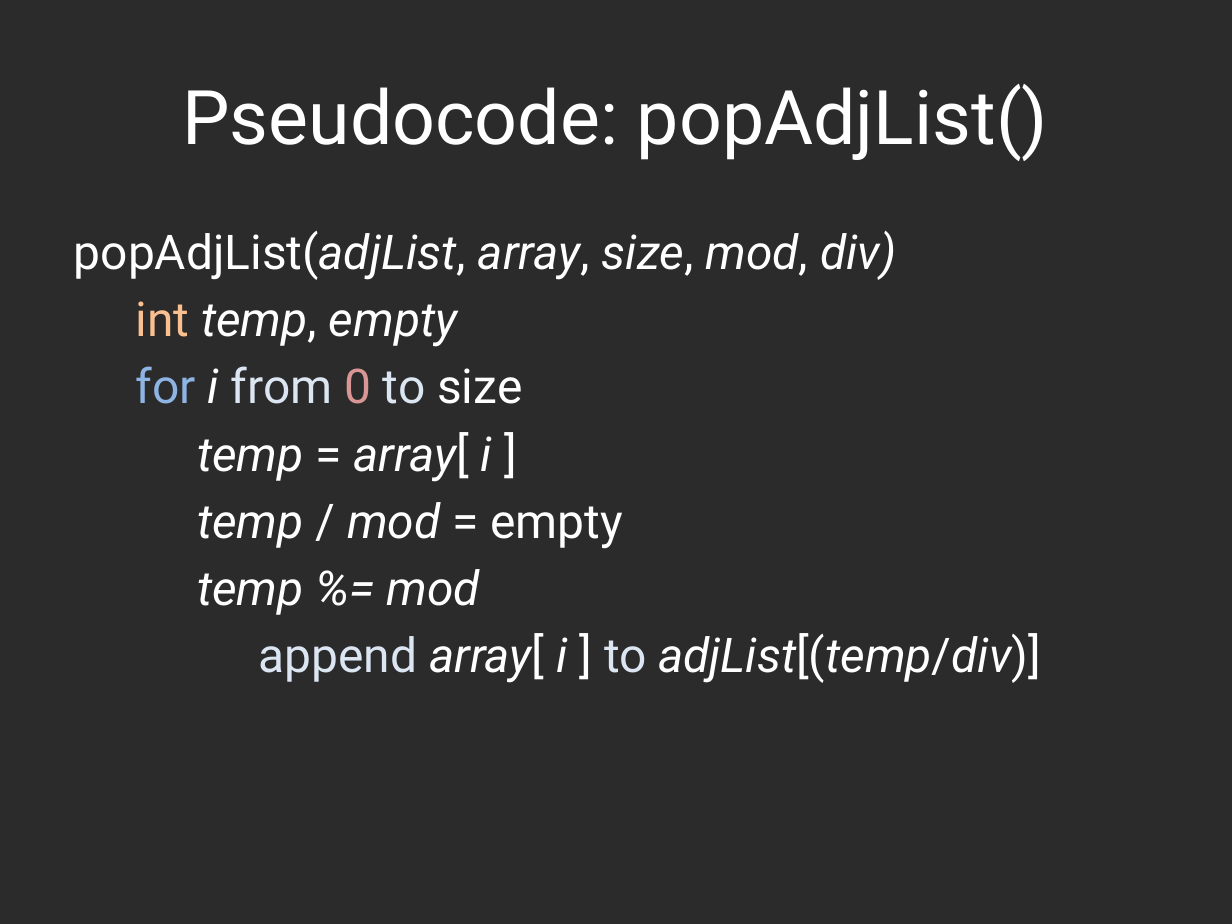
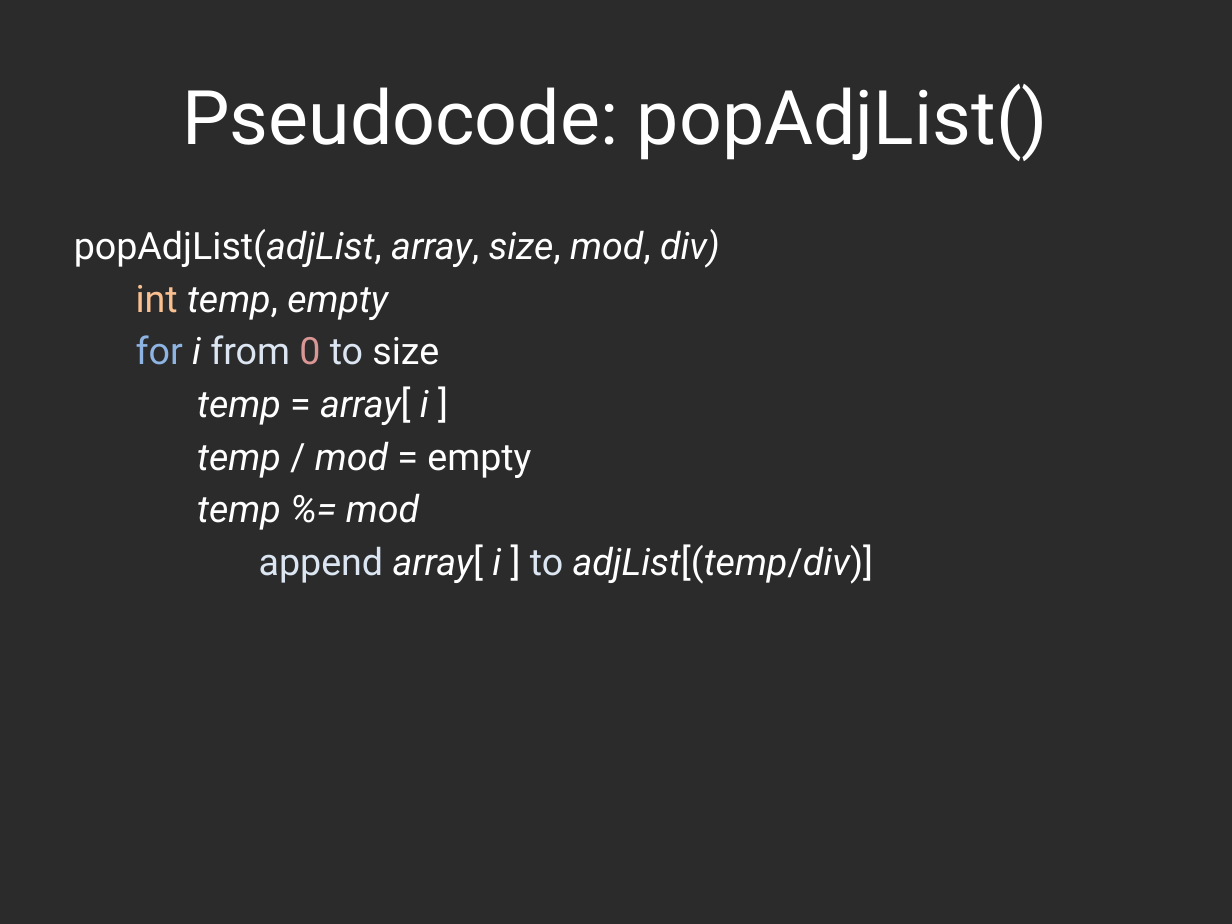
Before and after one commit to hyoshid1/project375, a slide deck: slide 6 of presentation.pptx. Drawn at 1232x924 pixels with LibreOffice and Linux fonts; fonts in the diff are those of the drawing; background and template pictures are left out; a plain dark background stands for a picture behind light text. Boxes give left, top, right and bottom in pixels: in the first picture for what was removed or moved away, otherwise in the second. Text is boxed around its words. In the diff, an @@ line names an element or a change of style, - is before the commit and + after.

```diff
--- a/presentation.pptx
+++ b/presentation.pptx
@@ text "popAdjList(adjList, array, size, mod, div)" at [74, 229, 873, 584]: size 28 to 22 pt; less space between paragraphs @@
```
Also in this commit, not shown: 3 other slides changed.
